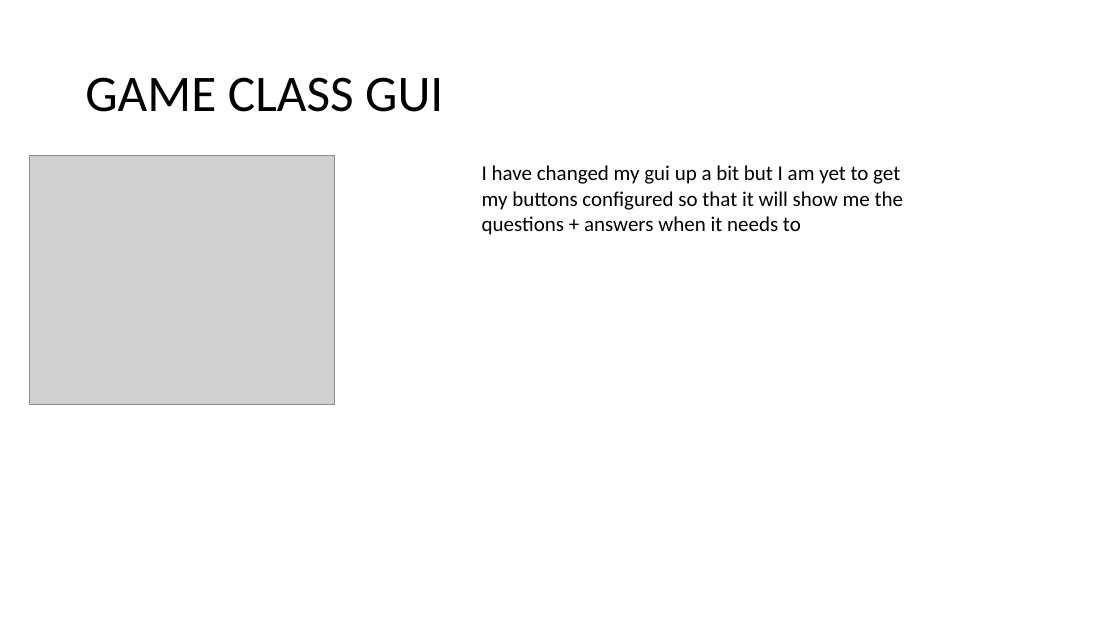
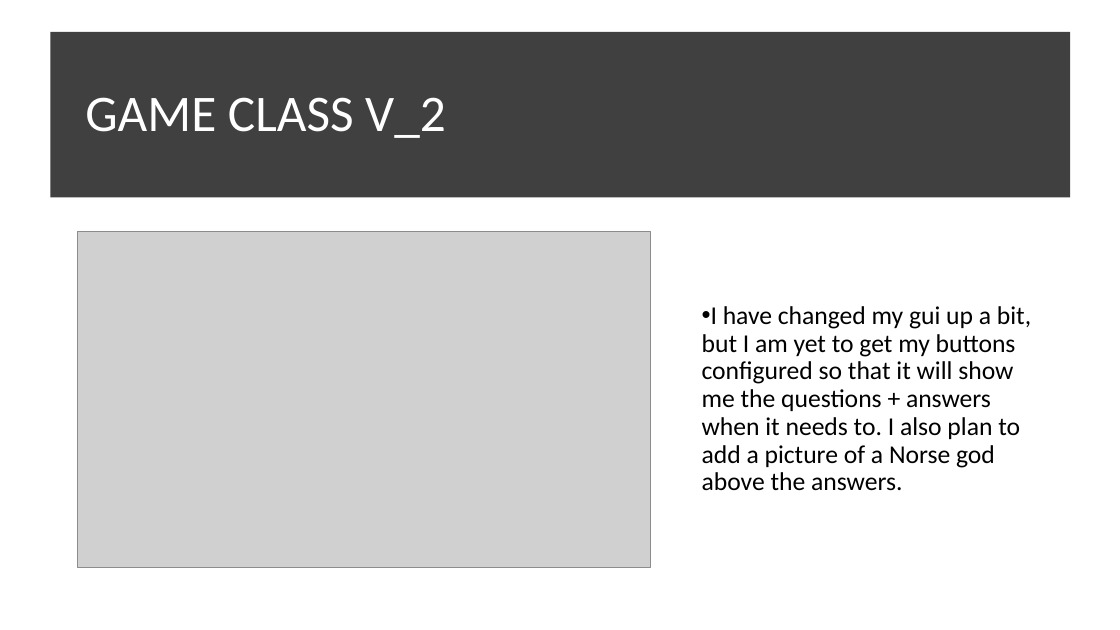
Before and after one commit to morrisj70800/01_Assesment, a slide deck: slide 12 of Programming Assesment.pptx (slide 13 before the commit). Drawn at 1120x630 pixels with LibreOffice and Linux fonts; fonts in the diff are those of the drawing; grey boxes stand for pictures. Boxes give left, top, right and bottom in pixels: in the first picture for what was removed or moved away, otherwise in the second. Text is boxed around its words. In the diff, an @@ line names an element or a change of style, - is before the commit and + after.

Commit message:
Assesment
Game_Class V_3 Questions and answers working a bit now

```diff
--- a/Programming Assesment.pptx
+++ b/Programming Assesment.pptx
@@ rectangle added at (50,32,1070,197), fill #404040 @@
@@ title at (85,97,446,138): text changed; text colour #000000 to #FFFFFF @@
-GAME CLASS GUI
+GAME CLASS V_2
@@ picture: place and size @@
-picture at (30,155,334,405)
+picture at (77,231,650,567)
@@ text "I have changed my gui ..." at (702,306,1031,491): vertical alignment top to middle @@
@@ text at (702,306,1031,491): text changed; size 18 to 22 pt @@
-I have changed my gui up a bit but I am yet to get my buttons configured so that it will show me the questions + answers when it needs to
+• I have changed my gui up a bit, but I am yet to get my buttons configured so that it will show me the questions + answers when it needs to. I also plan to add a picture of a Norse god above the answers.
```
Also in this commit, not shown: 1 slide added, 1 slide removed, 2 other files.
